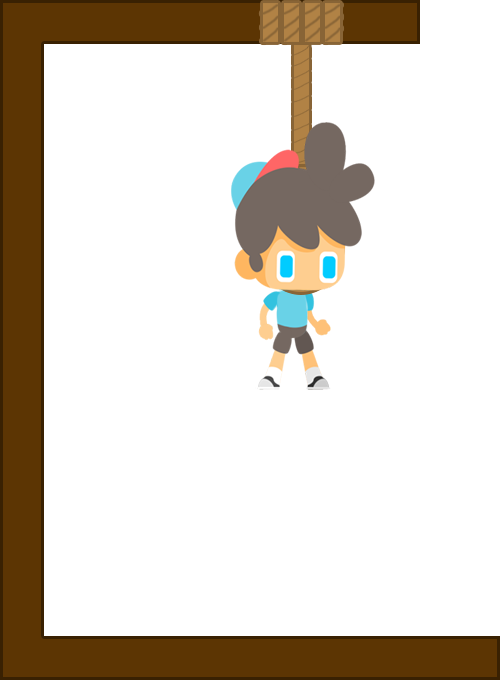
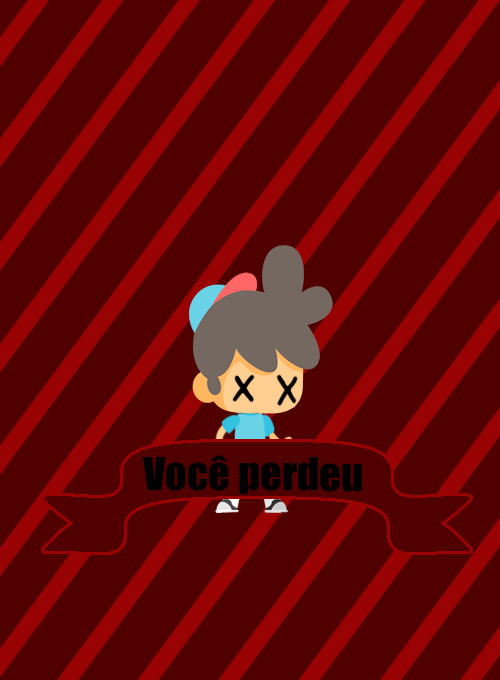
Layer changes from the first 500x680 image to the second:
hid group "Forca_Estagio_0" (11 layers), moved it above "Você perdeu" over 0, 0, 500, 680
added layer "Você perdeu" above "Você venceu" over 142, 455, 362, 494
added layer "Forma 2" above "Agrupar 1" over 44, 442, 470, 552
added group "Agrupar 1" with 8 layers above "Forma 1" over 189, 245, 333, 513
moved "Idle (6) cópia 3" into group "Agrupar 1", painted on it over 211, 290, 283, 466
added layer "Idle (6) cópia 10" in group "Agrupar 1" over 189, 245, 333, 513
moved "Idle (6) cópia 5" into group "Agrupar 1", painted on it over 189, 122, 375, 513
moved "Idle (6) cópia 4" into group "Agrupar 1", painted on it over 228, 278, 341, 463
moved "Idle (6) cópia 8" into group "Agrupar 1", painted on it over 257, 288, 331, 459
moved "Idle (6) cópia 7" into group "Agrupar 1", painted on it over 212, 330, 293, 513
moved "Idle (6) cópia 6" into group "Agrupar 1", painted on it over 225, 329, 331, 513
added layer "Forma 1" above "Camada 1" over 0, 0, 500, 680
added layer "Camada 1" above "Idle (6) cópia 2" over 0, 0, 500, 680
